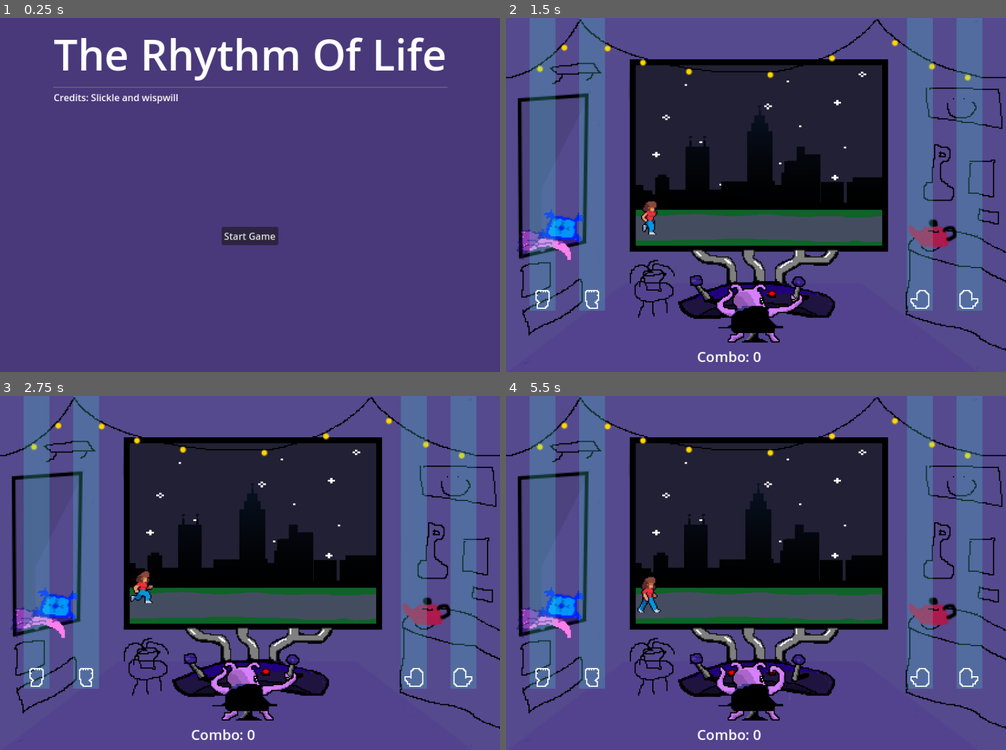
Above: before the commit, frames 1-4 (two rows, left to right).
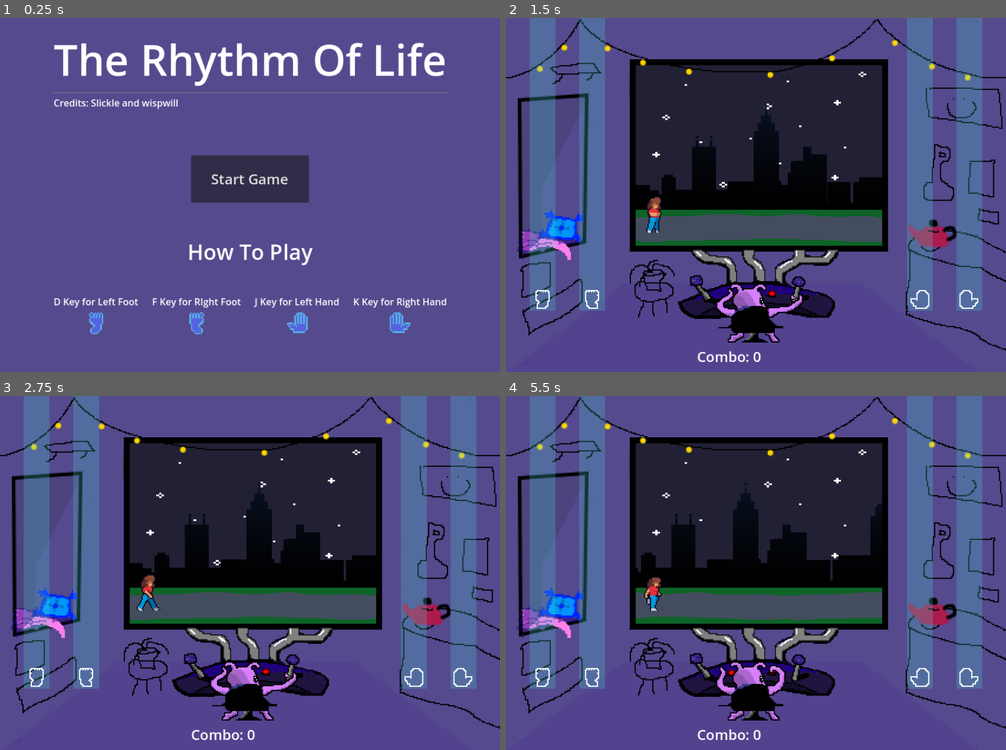
Above: after the commit, the same moments.

Repository: SlickleCode/GMTK2024
Game: Godot game, scene res://scenes/start.tscn
The game is run twice, just before and just after one commit, with the same random seed, the same clock (stepped at 60 frames per second) and the same inputs. Sound files missing from this copy of the repository are replaced by a short silence.
Inputs:
- Up to frame 1 (0.25 s): no input
- Up to frame 2 (1.5 s): click "Start Game" at 0.5 s; hold K (right_hand) from 1.28 s (still down)
- Up to frame 3 (2.75 s): release K (right_hand) at 2.03 s; hold J (left_hand) from 2.03 s (still down)
- Up to frame 4 (5.5 s): release J (left_hand) at 2.78 s; hold K (right_hand) 2.78-4.28 s; hold J (left_hand) from 4.28 s (still down)

The runs differ from the first frame. In frame 1, 9.2% of the frame differs, in the area x 10-90%, y 5-90%; in frame 2, 2.0%; in frame 3, 2.1%; in frame 4, 3.3%.

Commit message:
adding new track and polish

Diff:
--- a/main.gd
+++ b/main.gd
@@ -2,13 +2,72 @@
 
 var score = 0
 var combo = 0
-var schmoving = true
+var schmoving = false
 var difficulty = 0
 var beat_stretch = 0
 
+var conductor_obj = preload("res://scenes/conductor.tscn")
+var conductor_instance
+
+var cur_song_count = 0
+
 func _ready():
+	$InputManager/RightHandInputSpot/Label.modulate = Color(1, 1, 1, 0)
+	$InputManager/LeftHandInputSpot/Label.modulate = Color(1, 1, 1, 0)
+	$InputManager/RightLegInputSpot/Label.modulate = Color(1, 1, 1, 0)
+	$InputManager/LeftLegInputSpot/Label.modulate = Color(1, 1, 1, 0)
 	randomize()
-	$Conductor.play_with_beat_offset(0)
+	on_song_change(0)
+	$Timer.start()
+
+func on_song_change(amount_of_change):
+	amount_of_change = 1
+	cur_song_count = amount_of_change
+	$CanvasLayer.hide()
+	conductor_instance = conductor_obj.instantiate()
+	conductor_instance.connect("beat", _on_conductor_beat)
+	conductor_instance.connect("spot_in_measure", _on_conductor_spot_in_measure)
+	conductor_instance.connect("finished", _on_conductor_finished)
+	add_child(conductor_instance)
+	if amount_of_change == 0:
+		beat_stretch = -4
+		conductor_instance.stream = load("res://assets/music/good-night-160166.mp3")
+		conductor_instance.bpm = 80
+		$NoteManager.bpm = 80
+	elif amount_of_change == 1:
+		beat_stretch = -4
+		conductor_instance.stream = load("res://assets/music/lazy-time-summer-relax-lofi-199737.mp3")
+		conductor_instance.bpm = 78.8
+		$NoteManager.bpm = 78.8
+	elif amount_of_change == 1:
+		conductor_instance.stream = load("res://assets/music/good-night-160166.mp3")
+		conductor_instance.bpm = 80
+		$NoteManager.bpm = 80
+	elif amount_of_change == 1:
+		conductor_instance.stream = load("res://assets/music/good-night-160166.mp3")
+		conductor_instance.bpm = 80
+		$NoteManager.bpm = 80
+	$Timer.start()
+
+func start_song_and_game():
+	score = 0
+	combo = 0
+	schmoving = true
+	$Big.play("walk")
+	$Tiny.play()
+	await get_tree().create_timer(1.0).timeout
+	$NoteManager/left_foot_spawner.show()
+	$InputManager/LeftLegInputSpot.show()
+	$NoteManager/right_foot_spawner.show()
+	$InputManager/RightLegInputSpot.show()
+	$NoteManager/left_hand_spawner.show()
+	$InputManager/LeftHandInputSpot.show()
+	$NoteManager/right_hand_spawner.show()
+	$InputManager/RightHandInputSpot.show()
+	await get_tree().create_timer(3.0).timeout
+	$Big.play("run")
+	await get_tree().create_timer(0.5).timeout
+	conductor_instance.play_with_beat_offset(0)
 
 func _physics_process(delta):
 	if schmoving:
@@ -32,27 +91,92 @@
 func handle_note_input(sprite_node, limb_enum):
 	var temp_score = $NoteManager.check_for_points(limb_enum)
 	if temp_score > 0:
+		create_score_popup(temp_score, limb_enum)
 		combo += 1
-		score += temp_score
+		if combo > 1000:
+			score += temp_score * 5
+		elif combo > 100:
+			score += temp_score * 1.3
+		elif combo > 10:
+			score += temp_score * 1.1
+		else:
+			score += temp_score
+		$CanvasLayer/end_screen.update_score(roundf(score))
+
 		var tween = get_tree().create_tween()
 		tween.tween_property(sprite_node, "scale", Vector2(1.2, 1.2), .1)
 		tween.tween_property(sprite_node, "scale", Vector2(1, 1), .2)
 	else:
 		combo = 0
 
+func create_score_popup(score, limb_enum):
+	var score_text = ''
+	if score == 1:
+		score_text = "poor"
+	elif score == 2:
+		score_text = "good"
+	elif score == 3:
+		score_text = "perfect"
+
+	var tween = get_tree().create_tween()
+	if limb_enum == Globals.Limb.RIGHT_HAND:
+		$InputManager/RightHandInputSpot/Label.text = score_text
+		tween.tween_property($InputManager/RightHandInputSpot/Label, "modulate", Color(1, 1, 1, 0), .3).from(Color(1, 1, 1, 1))
+	if limb_enum == Globals.Limb.LEFT_HAND:
+		$InputManager/LeftHandInputSpot/Label.text = score_text
+		tween.tween_property($InputManager/LeftHandInputSpot/Label, "modulate", Color(1, 1, 1, 0), .3).from(Color(1, 1, 1, 1))
+	if limb_enum == Globals.Limb.RIGHT_FOOT:
+		$InputManager/RightLegInputSpot/Label.text = score_text
+		tween.tween_property($InputManager/RightLegInputSpot/Label, "modulate", Color(1, 1, 1, 0), .3).from(Color(1, 1, 1, 1))
+	if limb_enum == Globals.Limb.LEFT_FOOT:
+		$InputManager/LeftLegInputSpot/Label.text = score_text
+		tween.tween_property($InputManager/LeftLegInputSpot/Label, "modulate", Color(1, 1, 1, 0), .3).from(Color(1, 1, 1, 1))
+
 func _on_conductor_beat(beat_position):
+	print(beat_position)
 	var relative_beat = beat_position - beat_stretch
-	if relative_beat > 12:
-		difficulty = 1
-	if relative_beat > 48:
+	if cur_song_count == 0:
+		good_night_beat_stuff(relative_beat)
+	if cur_song_count == 1:
+		lazy_time_summer_beat_stuff(relative_beat)
+
+func lazy_time_summer_beat_stuff(beat_position):
+	if beat_position > 16:
+		difficulty = 1
+
+func good_night_beat_stuff(beat_position):
+	if beat_position > 16:
+		difficulty = 1
+	if beat_position > 48 and beat_position % 2 == 0:
+		difficulty = 1
+	if beat_position > 48 and beat_position % 2 == 1:
 		difficulty = 2
-	if relative_beat > 90:
-		difficulty = 1
-	if relative_beat > 96:
+	if beat_position > 80:
+		difficulty = 1
+	if beat_position > 96:
+		difficulty = 4
+	if beat_position > 97 and beat_position % 2 == 0:
+		difficulty = 1
+	if beat_position > 97 and beat_position % 2 == 1:
+		difficulty = 2
+	if beat_position > 112:
+		difficulty = 1
+	if beat_position > 116:
+		difficulty = 4
+	if beat_position > 117 and beat_position % 2 == 0:
+		difficulty = 1
+	if beat_position > 117 and beat_position % 2 == 1:
 		difficulty = 3
-	if relative_beat > 100:
-		difficulty = 1
-
+	if beat_position > 144 and beat_position % 2 == 0:
+		difficulty = 1
+	if beat_position > 144 and beat_position % 2 == 1:
+		difficulty = 2
+	if beat_position > 144 and beat_position % 4 == 1:
+		difficulty = 4
+	if beat_position > 180:
+		difficulty = 1
+	if beat_position > 192:
+		difficulty = 0
 
 func _on_conductor_spot_in_measure(measure_position):
 	if measure_position == 1:
@@ -75,11 +199,9 @@
 		$NoteManager.create_four_random_note()
 
 func _on_conductor_finished():
-	schmoving = false
-	$CanvasLayer/end_screen.update_score(score)
-	await get_tree().create_timer(3.0).timeout
 	$Big.play("walk")
 	await get_tree().create_timer(3.0).timeout
+	schmoving = false
 	$Big.play("wait")
 	$NoteManager/left_foot_spawner.hide()
 	$InputManager/LeftLegInputSpot.hide()
@@ -89,6 +211,10 @@
 	$InputManager/LeftHandInputSpot.hide()
 	$NoteManager/right_hand_spawner.hide()
 	$InputManager/RightHandInputSpot.hide()
-	await get_tree().create_timer(3.0).timeout
+	await get_tree().create_timer(1.5).timeout
 	$CanvasLayer.show()
-	$Tiny.hide()
+	$Tiny.stop()
+
+
+func _on_area_2d_body_entered(body):
+	print(body)
--- a/main.tscn
+++ b/main.tscn
@@ -1,13 +1,11 @@
-[gd_scene load_steps=48 format=3 uid="uid://d2mg0a6btl86b"]
+[gd_scene load_steps=46 format=3 uid="uid://d2mg0a6btl86b"]
 
 [ext_resource type="Script" path="res://main.gd" id="1_swfh4"]
 [ext_resource type="Texture2D" uid="uid://dlsgl7j6g8nyb" path="res://assets/background.png" id="2_ovyu4"]
 [ext_resource type="Texture2D" uid="uid://csy2l0we60dgx" path="res://assets/big_background/sky.png" id="2_wno60"]
 [ext_resource type="Texture2D" uid="uid://cgjwdyrvs5rhd" path="res://assets/big_background/grass_path.png" id="2_yywv4"]
-[ext_resource type="AudioStream" uid="uid://cmst1pwtro53h" path="res://assets/music/good-night-160166.mp3" id="3_3ufm7"]
 [ext_resource type="Texture2D" uid="uid://vi1fb62rvcqp" path="res://assets/big_background/silhouette-skyline-2.png" id="3_38x7x"]
 [ext_resource type="Texture2D" uid="uid://doukil0nii8ya" path="res://assets/big_character/woman/jump/Character1F_1_jump_0.png" id="3_joaus"]
-[ext_resource type="Script" path="res://scripts/conductor.gd" id="3_k5wre"]
 [ext_resource type="Texture2D" uid="uid://b7di0fswhwk1w" path="res://assets/big_character/woman/jump/Character1F_1_jump_1.png" id="4_a04f7"]
 [ext_resource type="Texture2D" uid="uid://ci0405d5451p0" path="res://assets/big_character/woman/run/Character1F_1_run_0.png" id="5_i7w4d"]
 [ext_resource type="PackedScene" uid="uid://cbc1l11kyrrac" path="res://scenes/note_manager.tscn" id="5_sb0fr"]
@@ -170,12 +168,16 @@
 }]
 
 [sub_resource type="RectangleShape2D" id="RectangleShape2D_ehd4f"]
+size = Vector2(16, 16)
 
 [sub_resource type="RectangleShape2D" id="RectangleShape2D_wq5g8"]
+size = Vector2(16, 16)
 
 [sub_resource type="RectangleShape2D" id="RectangleShape2D_r2iw0"]
+size = Vector2(16, 16)
 
 [sub_resource type="RectangleShape2D" id="RectangleShape2D_06fb3"]
+size = Vector2(16, 16)
 
 [node name="Main" type="Node2D"]
 scale = Vector2(2, 2)
@@ -197,11 +199,10 @@
 texture = ExtResource("3_38x7x")
 
 [node name="Big" type="AnimatedSprite2D" parent="."]
-position = Vector2(119.5, 167.5)
+position = Vector2(124, 166)
 sprite_frames = SubResource("SpriteFrames_2ofyq")
-animation = &"run"
-autoplay = "run"
-frame_progress = 0.459721
+animation = &"wait"
+autoplay = "wait"
 
 [node name="TinyWorld" type="Sprite2D" parent="."]
 position = Vector2(212, 150)
@@ -216,18 +217,12 @@
 
 [node name="NoteLanes" type="Sprite2D" parent="."]
 
-[node name="Conductor" type="AudioStreamPlayer" parent="."]
-stream = ExtResource("3_3ufm7")
-autoplay = true
-script = ExtResource("3_k5wre")
-
 [node name="NoteManager" parent="." instance=ExtResource("5_sb0fr")]
 
 [node name="InputManager" type="Node2D" parent="."]
 
 [node name="LeftLegInputSpot" type="Area2D" parent="InputManager"]
 position = Vector2(31, 238.5)
-metadata/_edit_group_ = true
 
 [node name="CollisionShape2D" type="CollisionShape2D" parent="InputManager/LeftLegInputSpot"]
 shape = SubResource("RectangleShape2D_ehd4f")
@@ -235,9 +230,23 @@
 [node name="Sprite2D" type="Sprite2D" parent="InputManager/LeftLegInputSpot"]
 texture = ExtResource("33_aeh84")
 
+[node name="Label" type="Label" parent="InputManager/LeftLegInputSpot"]
+anchors_preset = 7
+anchor_left = 0.5
+anchor_top = 1.0
+anchor_right = 0.5
+anchor_bottom = 1.0
+offset_left = -20.0
+offset_top = -23.0
+offset_right = 20.0
+grow_horizontal = 2
+grow_vertical = 0
+theme_override_font_sizes/font_size = 11
+text = "Poor"
+horizontal_alignment = 1
+
 [node name="RightLegInputSpot" type="Area2D" parent="InputManager"]
 position = Vector2(73, 238.5)
-metadata/_edit_group_ = true
 
 [node name="CollisionShape2D" type="CollisionShape2D" parent="InputManager/RightLegInputSpot"]
 shape = SubResource("RectangleShape2D_wq5g8")
@@ -245,9 +254,23 @@
 [node name="Sprite2D" type="Sprite2D" parent="InputManager/RightLegInputSpot"]
 texture = ExtResource("34_s101w")
 
+[node name="Label" type="Label" parent="InputManager/RightLegInputSpot"]
+anchors_preset = 7
+anchor_left = 0.5
+anchor_top = 1.0
+anchor_right = 0.5
+anchor_bottom = 1.0
+offset_left = -20.0
+offset_top = -23.0
+offset_right = 20.0
+grow_horizontal = 2
+grow_vertical = 0
+theme_override_font_sizes/font_size = 11
+text = "Poor"
+horizontal_alignment = 1
+
 [node name="LeftHandInputSpot" type="Area2D" parent="InputManager"]
 position = Vector2(351, 238.5)
-metadata/_edit_group_ = true
 
 [node name="CollisionShape2D" type="CollisionShape2D" parent="InputManager/LeftHandInputSpot"]
 shape = SubResource("RectangleShape2D_r2iw0")
@@ -255,15 +278,44 @@
 [node name="Sprite2D" type="Sprite2D" parent="InputManager/LeftHandInputSpot"]
 texture = ExtResource("35_5islh")
 
+[node name="Label" type="Label" parent="InputManager/LeftHandInputSpot"]
+anchors_preset = 7
+anchor_left = 0.5
+anchor_top = 1.0
+anchor_right = 0.5
+anchor_bottom = 1.0
+offset_left = -20.0
+offset_top = -23.0
+offset_right = 20.0
+grow_horizontal = 2
+grow_vertical = 0
+theme_override_font_sizes/font_size = 11
+text = "Poor"
+horizontal_alignment = 1
+
 [node name="RightHandInputSpot" type="Area2D" parent="InputManager"]
 position = Vector2(392.5, 238.5)
-metadata/_edit_group_ = true
 
 [node name="CollisionShape2D" type="CollisionShape2D" parent="InputManager/RightHandInputSpot"]
 shape = SubResource("RectangleShape2D_06fb3")
 
 [node name="Sprite2D" type="Sprite2D" parent="InputManager/RightHandInputSpot"]
 texture = ExtResource("36_ejf5t")
+
+[node name="Label" type="Label" parent="InputManager/RightHandInputSpot"]
+anchors_preset = 7
+anchor_left = 0.5
+anchor_top = 1.0
+anchor_right = 0.5
+anchor_bottom = 1.0
+offset_left = -20.0
+offset_top = -23.0
+offset_right = 20.0
+grow_horizontal = 2
+grow_vertical = 0
+theme_override_font_sizes/font_size = 11
+text = "Poor"
+horizontal_alignment = 1
 
 [node name="CanvasLayer" type="CanvasLayer" parent="."]
 visible = false
@@ -288,8 +340,11 @@
 grow_vertical = 0
 size_flags_vertical = 8
 theme_override_font_sizes/font_size = 24
-text = "Combo: "
-
-[connection signal="beat" from="Conductor" to="." method="_on_conductor_beat"]
-[connection signal="finished" from="Conductor" to="." method="_on_conductor_finished"]
-[connection signal="spot_in_measure" from="Conductor" to="." method="_on_conductor_spot_in_measure"]
+text = "Combo: 0"
+
+[node name="Timer" type="Timer" parent="."]
+wait_time = 2.0
+one_shot = true
+
+[connection signal="change_song" from="CanvasLayer/end_screen" to="." method="on_song_change"]
+[connection signal="timeout" from="Timer" to="." method="start_song_and_game"]
--- a/scenes/Note.tscn
+++ b/scenes/Note.tscn
@@ -4,12 +4,13 @@
 [ext_resource type="Texture2D" uid="uid://4apnaumhw1hi" path="res://assets/notes/left_foot.png" id="1_20dwn"]
 
 [sub_resource type="RectangleShape2D" id="RectangleShape2D_dgrk2"]
+size = Vector2(15, 15)
 
 [sub_resource type="RectangleShape2D" id="RectangleShape2D_llabs"]
-size = Vector2(12, 12)
+size = Vector2(10, 10)
 
 [sub_resource type="RectangleShape2D" id="RectangleShape2D_q0d85"]
-size = Vector2(8, 8)
+size = Vector2(5, 5)
 
 [node name="Note" type="Node2D"]
 script = ExtResource("1_1d3oq")
@@ -24,12 +25,14 @@
 shape = SubResource("RectangleShape2D_dgrk2")
 
 [node name="GoodRating" type="Area2D" parent="."]
+position = Vector2(0, -1)
 collision_layer = 2
 
 [node name="CollisionShape2D" type="CollisionShape2D" parent="GoodRating"]
 shape = SubResource("RectangleShape2D_llabs")
 
 [node name="PerfectRating" type="Area2D" parent="."]
+position = Vector2(0, -2)
 collision_layer = 2
 
 [node name="CollisionShape2D" type="CollisionShape2D" parent="PerfectRating"]
--- a/scenes/end_screen.tscn
+++ b/scenes/end_screen.tscn
@@ -57,13 +57,13 @@
 size_flags_horizontal = 4
 size_flags_vertical = 0
 theme_override_font_sizes/font_size = 36
-text = "Score: "
+text = "Score: 0"
 vertical_alignment = 1
 
 [node name="Button" type="Button" parent="GridContainer/ColorRect/MarginContainer/ColorRect/VBoxContainer"]
 layout_mode = 2
 size_flags_horizontal = 4
 size_flags_vertical = 8
-text = "Menu"
+text = "Next song"
 
 [connection signal="pressed" from="GridContainer/ColorRect/MarginContainer/ColorRect/VBoxContainer/Button" to="." method="_on_button_pressed"]
--- a/scenes/note_manager.tscn
+++ b/scenes/note_manager.tscn
@@ -1,7 +1,10 @@
-[gd_scene load_steps=3 format=3 uid="uid://cbc1l11kyrrac"]
+[gd_scene load_steps=4 format=3 uid="uid://cbc1l11kyrrac"]
 
 [ext_resource type="Script" path="res://scripts/note_manager.gd" id="1_a1op6"]
 [ext_resource type="Texture2D" uid="uid://crpscu8ieywqq" path="res://assets/note_chute.png" id="2_8014w"]
+
+[sub_resource type="RectangleShape2D" id="RectangleShape2D_kaakm"]
+size = Vector2(600, 40)
 
 [node name="NoteManager" type="Node2D"]
 script = ExtResource("1_a1op6")
@@ -45,3 +48,9 @@
 texture = ExtResource("2_8014w")
 centered = false
 offset = Vector2(-11, 0)
+
+[node name="Despawner" type="Area2D" parent="."]
+
+[node name="CollisionShape2D" type="CollisionShape2D" parent="Despawner"]
+position = Vector2(224, 346)
+shape = SubResource("RectangleShape2D_kaakm")
--- a/scenes/start.tscn
+++ b/scenes/start.tscn
@@ -1,6 +1,10 @@
-[gd_scene load_steps=2 format=3 uid="uid://sxg5shm5y8ux"]
+[gd_scene load_steps=6 format=3 uid="uid://sxg5shm5y8ux"]
 
 [ext_resource type="Script" path="res://scripts/start.gd" id="1_1aju6"]
+[ext_resource type="Texture2D" uid="uid://4apnaumhw1hi" path="res://assets/notes/left_foot.png" id="2_eqn62"]
+[ext_resource type="Texture2D" uid="uid://bmfirf5tqciiu" path="res://assets/notes/right_foot.png" id="3_4bdp0"]
+[ext_resource type="Texture2D" uid="uid://bmh2hldwa371l" path="res://assets/notes/left_hand.png" id="4_tnlcm"]
+[ext_resource type="Texture2D" uid="uid://bks0wdbrat1sn" path="res://assets/notes/right_hand.png" id="5_wkwd4"]
 
 [node name="StartScreen" type="Control"]
 layout_mode = 3
@@ -15,7 +19,7 @@
 layout_mode = 0
 offset_right = 854.0
 offset_bottom = 612.0
-color = Color(0.287994, 0.218698, 0.477807, 1)
+color = Color(0.333333, 0.290196, 0.556863, 1)
 
 [node name="VBoxContainer" type="VBoxContainer" parent="."]
 layout_mode = 1
@@ -49,16 +53,102 @@
 text = "Credits: Slickle and wispwill"
 
 [node name="Control" type="Control" parent="VBoxContainer"]
-custom_minimum_size = Vector2(0, 200)
+custom_minimum_size = Vector2(0, 70)
 layout_mode = 2
 
 [node name="PlayButton" type="Button" parent="VBoxContainer"]
+custom_minimum_size = Vector2(200, 80)
 layout_mode = 2
 size_flags_horizontal = 4
+theme_override_font_sizes/font_size = 24
 text = "Start Game"
 
+[node name="Control4" type="Control" parent="VBoxContainer"]
+custom_minimum_size = Vector2(0, 50)
+layout_mode = 2
+
+[node name="Label2" type="Label" parent="VBoxContainer"]
+layout_mode = 2
+theme_override_font_sizes/font_size = 36
+text = "How To Play"
+horizontal_alignment = 1
+vertical_alignment = 1
+
+[node name="Control3" type="Control" parent="VBoxContainer"]
+custom_minimum_size = Vector2(0, 40)
+layout_mode = 2
+
+[node name="HBoxContainer" type="HBoxContainer" parent="VBoxContainer"]
+layout_mode = 2
+size_flags_horizontal = 4
+alignment = 1
+
+[node name="VBoxContainer" type="VBoxContainer" parent="VBoxContainer/HBoxContainer"]
+layout_mode = 2
+
+[node name="Label" type="Label" parent="VBoxContainer/HBoxContainer/VBoxContainer"]
+layout_mode = 2
+text = "D Key for Left Foot"
+
+[node name="TextureRect" type="TextureRect" parent="VBoxContainer/HBoxContainer/VBoxContainer"]
+custom_minimum_size = Vector2(0, 40)
+layout_mode = 2
+texture = ExtResource("2_eqn62")
+stretch_mode = 5
+
+[node name="Control" type="Control" parent="VBoxContainer/HBoxContainer"]
+custom_minimum_size = Vector2(15, 0)
+layout_mode = 2
+
+[node name="VBoxContainer2" type="VBoxContainer" parent="VBoxContainer/HBoxContainer"]
+layout_mode = 2
+
+[node name="Label2" type="Label" parent="VBoxContainer/HBoxContainer/VBoxContainer2"]
+layout_mode = 2
+text = "F Key for RIght Foot"
+
+[node name="TextureRect" type="TextureRect" parent="VBoxContainer/HBoxContainer/VBoxContainer2"]
+custom_minimum_size = Vector2(0, 40)
+layout_mode = 2
+texture = ExtResource("3_4bdp0")
+stretch_mode = 5
+
+[node name="Control3" type="Control" parent="VBoxContainer/HBoxContainer"]
+custom_minimum_size = Vector2(15, 0)
+layout_mode = 2
+
+[node name="VBoxContainer3" type="VBoxContainer" parent="VBoxContainer/HBoxContainer"]
+layout_mode = 2
+
+[node name="Label" type="Label" parent="VBoxContainer/HBoxContainer/VBoxContainer3"]
+layout_mode = 2
+text = "J Key for Left Hand"
+
+[node name="TextureRect" type="TextureRect" parent="VBoxContainer/HBoxContainer/VBoxContainer3"]
+custom_minimum_size = Vector2(0, 40)
+layout_mode = 2
+texture = ExtResource("4_tnlcm")
+stretch_mode = 5
+
+[node name="Control2" type="Control" parent="VBoxContainer/HBoxContainer"]
+custom_minimum_size = Vector2(15, 0)
+layout_mode = 2
+
+[node name="VBoxContainer4" type="VBoxContainer" parent="VBoxContainer/HBoxContainer"]
+layout_mode = 2
+
+[node name="Label" type="Label" parent="VBoxContainer/HBoxContainer/VBoxContainer4"]
+layout_mode = 2
+text = "K Key for Right Hand"
+
+[node name="TextureRect" type="TextureRect" parent="VBoxContainer/HBoxContainer/VBoxContainer4"]
+custom_minimum_size = Vector2(0, 40)
+layout_mode = 2
+texture = ExtResource("5_wkwd4")
+stretch_mode = 5
+
 [node name="Control2" type="Control" parent="VBoxContainer"]
-custom_minimum_size = Vector2(0, 200)
+custom_minimum_size = Vector2(0, 40)
 layout_mode = 2
 
 [connection signal="button_up" from="VBoxContainer/PlayButton" to="." method="_on_play_button_button_up"]
--- a/scripts/conductor.gd
+++ b/scripts/conductor.gd
@@ -19,6 +19,7 @@
 signal spot_in_measure(position)
 
 func _ready():
+
 	sec_per_beat = 60.0 / bpm
 
 func _physics_process(_delta):
@@ -42,6 +43,7 @@
 #	TODO FIX WHY ITS NULL AHHH
 	#$StartTimer.wait_time = sec_per_beat
 	#$StartTimer.start()
+	play()
 
 func closest_beat(nth):
 	closest = int(round((song_position / sec_per_beat) / nth) * nth)
--- a/scripts/end_screen.gd
+++ b/scripts/end_screen.gd
@@ -1,7 +1,11 @@
 extends Control
+
+var count = 0
+signal change_song(count)
 
 func update_score(new_score):
 	$GridContainer/ColorRect/MarginContainer/ColorRect/VBoxContainer/Label.text = "Score: " + str(new_score)
 
 func _on_button_pressed():
-	get_tree().change_scene_to_file("res://scenes/start.tscn")
+	count += 1
+	emit_signal("change_song", count)
--- a/scripts/note.gd
+++ b/scripts/note.gd
@@ -16,6 +16,8 @@
 	$NotePicture.texture = notes[body_part]
 
 func _on_poor_rating_area_entered(area):
+	if area.name == 'Despawner':
+		queue_free()
 	potential_score += 1
 
 func _on_good_rating_area_entered(area):
--- a/scripts/note_manager.gd
+++ b/scripts/note_manager.gd
@@ -1,4 +1,6 @@
 extends Node2D
+
+var bpm = 1
 
 var note_scene = preload('res://scenes/Note.tscn')
 var notes_map = {
@@ -18,7 +20,7 @@
 		# it takes to get to the bottom of the lane (lane size / note size)
 		# 16 - size of note
 		# 3600 - frames per minute
-		note.position.y += 5 * ((16 * $"../Conductor".bpm / 3600.0))
+		note.position.y += 5 * ((16 * bpm / 3600.0))
 
 func create_random_note():
 	create_note_of_type(randi_range(0, 3))
Not shown, removed: assets/music/Celebration.mp3.import
Not shown, added: assets/music/lazy-time-summer-relax-lofi-199737.mp3.import
Not shown, changed: assets/music/Celebration.mp3
Not shown, added: assets/music/lazy-time-summer-relax-lofi-199737.mp3
Not shown, changed: project_export/index.html
Not shown, changed: project_export/index.pck
Not shown, changed: project_export/index.wasm
Not shown, changed: project_export/index.zip
